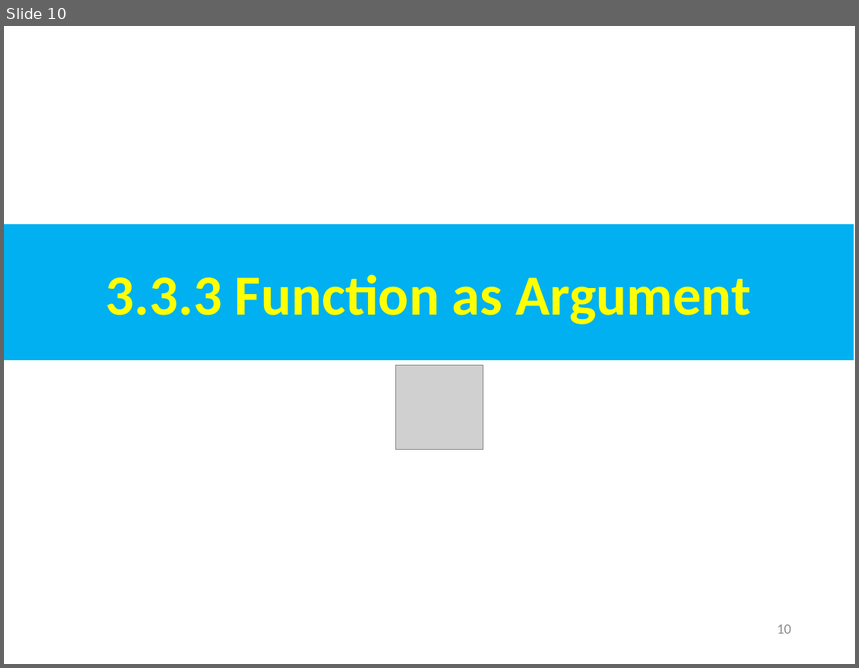
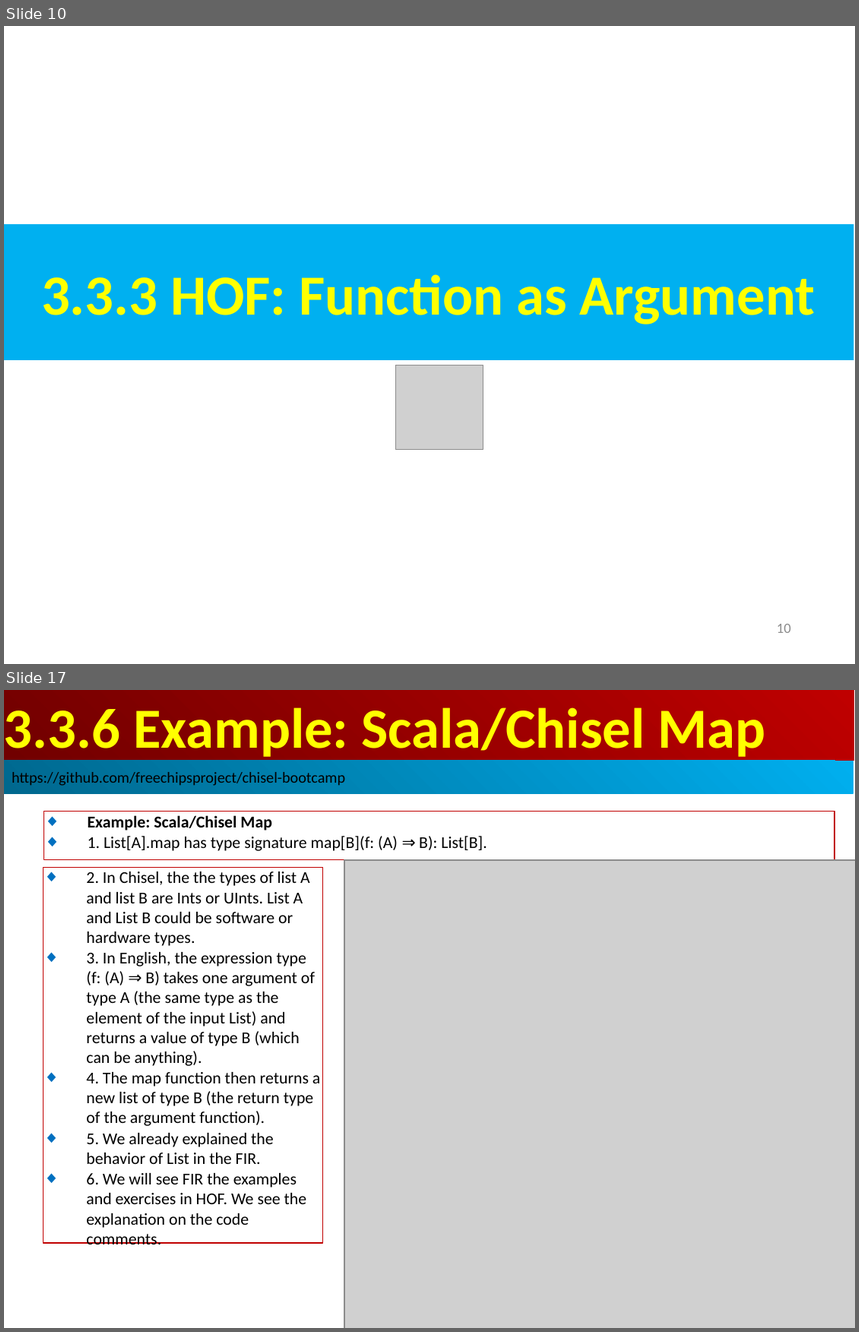
Before and after one commit to peterhchen/AIU_CS800_Chisel, a slide deck: 300_UCB_BC/003.3_HighOrderFunc/000_Video/003.3_HighOrderFunc.ppt. Shown one above the other, each under a label of ours: slide 10 before the commit, slides 10 and 17 after it; the slides between them are not shown. The pictures are 859x668 and 859x1332 pixels, drawn with LibreOffice and Linux fonts; fonts in the diff are those of the drawing; grey boxes stand for pictures. Boxes give left, top, right and bottom in pixels: in the first picture for what was removed or moved away, otherwise in the second. Text is boxed around its words. In the diff, an @@ line names an element or a change of style, - is before the commit and + after.

```diff
--- a/300_UCB_BC/003.3_HighOrderFunc/000_Video/003.3_HighOrderFunc.ppt
+++ b/300_UCB_BC/003.3_HighOrderFunc/000_Video/003.3_HighOrderFunc.ppt
@@ slide 17 added at box(4, 690, 855, 1328), background #FFFFFF @@
@@ rectangle added at box(4, 690, 854, 761), fill gradient #BF0000 to #710000, 48 pt, text #FFFF00, bold @@
+3.3.6 Example: Scala/Chisel Map
@@ rectangle added at box(4, 761, 854, 794), fill gradient #00AFEF to #00688E, 13 pt, text #000000 @@
+https://github.com/freechipsproject/chisel-bootcamp
@@ rectangle added at box(44, 811, 835, 860), outline #C00000 0.74 pt, 14 pt, text #000000 @@
+◆ Example: Scala/Chisel Map
+◆ 1. List[A].map has type signature map[B](f: (A) ⇒ B): List[B].
@@ rectangle added at box(44, 867, 323, 1243), outline #C00000 0.74 pt, 14 pt, text #000000 @@
+◆ 2. In Chisel, the the types of list A and list B are Ints or UInts. List A and List B could be software or hardware types.
+◆ 3. In English, the expression type (f: (A) ⇒ B) takes one argument of type A (the same type as the element of the input List) and returns a value of type B (which can be anything).
+◆ 4. The map function then returns a new list of type B (the return type of the argument function).
+◆ 5. We already explained the behavior of List in the FIR.
+◆ 6. We will see FIR the examples and exercises in HOF. We see the explanation on the code comments.
@@ picture added at box(344, 860, 855, 1328) @@
@@ slide 10 changed as well @@
@@ text in rectangle at box(41, 275, 816, 325): text changed @@
-3.3.3 Function as Argument
+3.3.3 HOF: Function as Argument
```
Also in this commit, not shown: 5 other slides changed, 21 other slides added.
